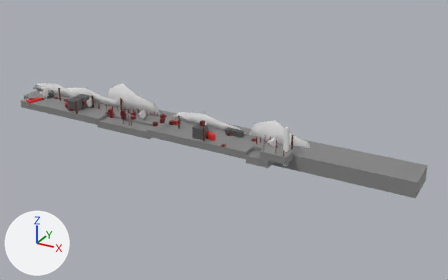
Renders of the glTF model assets/map_city.gltf from each side of a commit.
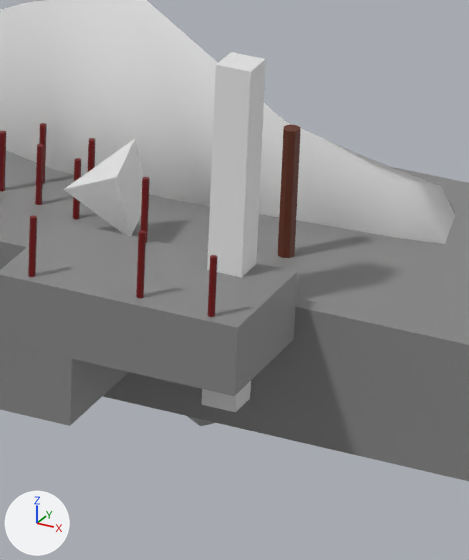
Old and new are each drawn whole from a camera (50 mm lens) standing at (131.3, -128.4, 64.9) and looking at (57.1, 6.3, -2.5) and again close up on the part from 58% to 70% of the width and 43% to 65% of the height. Every picture has the same lights, and +X, +Y and +Z are marked at lower left. Where no turn or scale is listed for an object, it has been applied to the vertices.

Objects in the first close-up: 'Exit', 'Ground.004', 'Ground.006', 'Ground.007', 'Ogon.004', 'Slup.011', 'Spawn_Bird.004', 'Tree.054', 'Tree.056'.
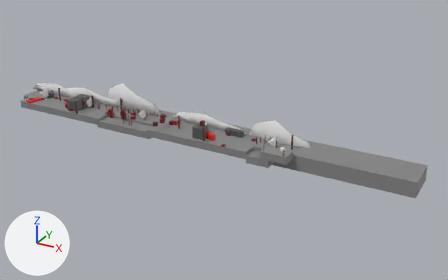
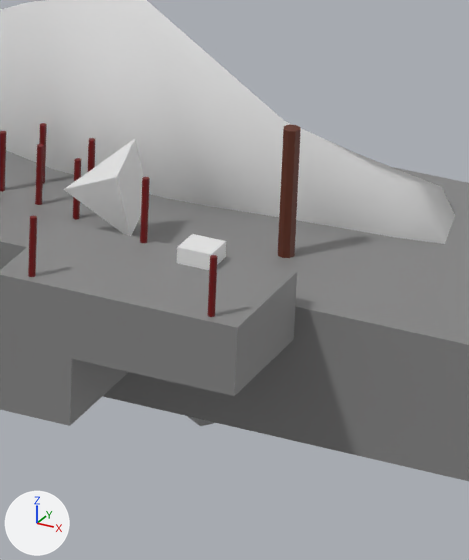
Boxes [x1, y1, x2, y2] around the edits, measured in the close-ups (469 x 560 px):
'Exit', moved, rescaled: before [202, 52, 266, 412]; after [177, 234, 226, 270]
'Tree.056', deleted (red): before [136, 230, 146, 298]

Edits to the bpy script that builds the scene:
```text
Remove ob_tree_056:
    ob_tree_056 = bpy.data.objects.new('Tree.056', me_cylinder_070)
    ob_tree_056.location = (76.53, -2.94, 1.4)
Change ob_exit:
    ob_exit.scale: (1.0, 1.0, 10.0) -> (1.0, 1.0, 1.0)
    ob_exit.location: (77.9, 0.0, 2.5) -> (77.0, 0.0, 1.5)
```
